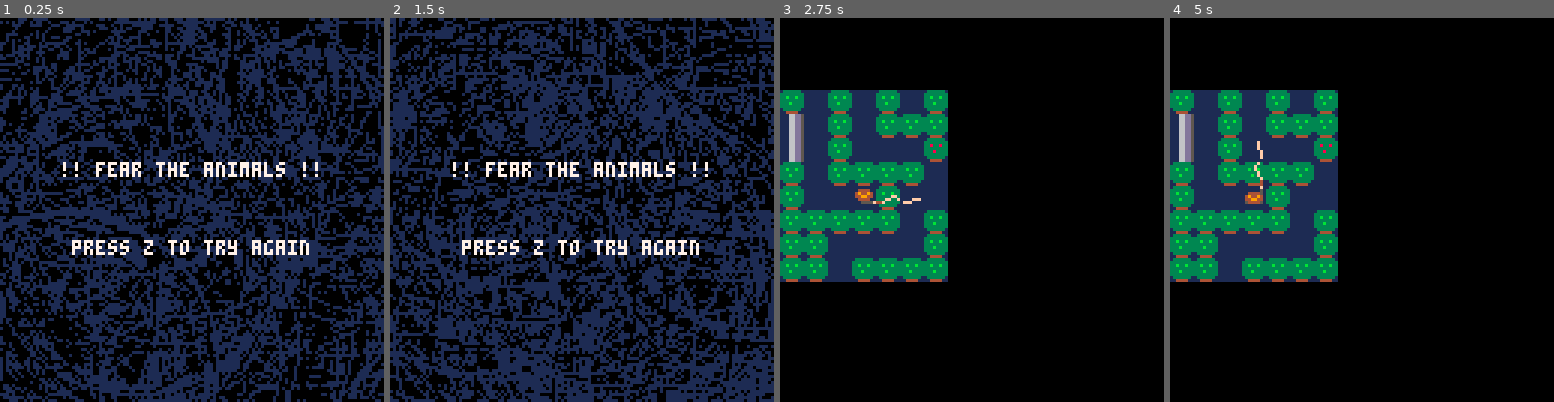
Above: before the commit, frames 1-4 (left to right).
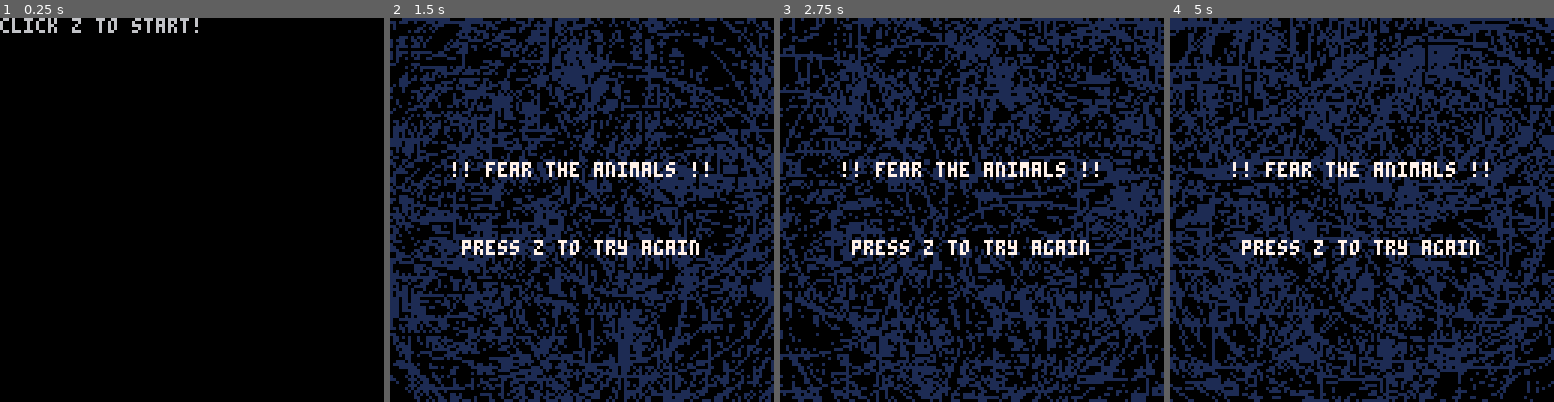
Above: after the commit, the same moments.

Repository: luigicorreia/REBARBARADORA.
Game: PICO-8 cartridge test100.p8
Two runs of this game, one before a commit and one after it. Both use one fixed random seed, a clock stepped at 60 frames per second and the inputs below.
Inputs:
- Up to frame 1 (0.25 s): no input
- Up to frame 2 (1.5 s): tap X (X key) at 0.33, 1.07 s; tap O (Z key) at 0.7 s
- Up to frame 3 (2.75 s): hold Right 1.6-2.1 s; tap O (Z key) at 1.7, 2.1, 2.5 s; tap X (X key) at 1.85 s; hold Up 2.15-2.42 s; hold Right from 2.47 s (still down)
- Up to frame 4 (5 s): tap O (Z key) every 0.4 s from 2.9 to 4.9 s; tap X (X key) at 2.97, 4.08 s; release Right at 3.03 s; hold Left 3.08-3.58 s; hold Down 3.63-3.97 s; hold Right 4.02-4.68 s; hold Up from 4.73 s (still down)

The runs differ from the first frame. In frame 1, 52% of the frame differs, in the area x 0-100%, y 0-100%; in frame 2, 49%; in frame 3, 54%; in frame 4, 58%.

Commit message:
Add files via upload

Diff:
--- a/test100.p8
+++ b/test100.p8
@@ -30,11 +30,20 @@
 
 
 bullets = {}
-
-room_init(level)
-
-end
-
+menu()
+--room_init(level)
+
+end
+
+function menu()
+cls()
+print("click z to start!")
+while(not btn(4)) do
+
+end
+ room_init(level)
+
+end
 
 function _update()
      t=t+1
@@ -616,29 +625,6 @@
 function mov()
 
 
-if btn(0) and lastbt==0 and col(1,playerx,playery,2)==1 then
- -- mset((playerx-8)/8+offsetx, playery/8+offsety, 97)
- game_over_trap = true
-else
-
-    if btn(1) and lastbt==1 and col(2,playerx,playery,2)==1 then
-     -- mset((playerx+8)/8+offsetx, playery/8+offsety, 97)
-     game_over_trap = true
-    else
-
-        if btn(2) and lastbt==2 and col(3,playerx,playery,2)==1 then
-         -- mset(playerx/8+offsetx, (playery-8)/8+offsety, 97)
-         game_over_trap = true
-        else
-
-            if btn(3) and lastbt==3 and  col(4,playerx,playery,2)==1 then
-             -- mset(playerx/8+offsetx, (playery+8)/8+offsety, 97)
-             game_over_trap = true
-            end
-          end
-
-     end
-end
 
 
 if btn(0) and lastbt==0 and col(1,playerx,playery,6)==0 then playerx-=1
@@ -656,9 +642,10 @@
         end
      end
 
-
-
-
+if fget(mget((playerx+4+offsetx*8)/8,(playery+4+offsety*8)/8),2)==true
+then
+game_over_trap=true
+end
 end
 
 function col(check,x,y,flag_col)
@@ -792,12 +779,12 @@
 ddddddddd55555dd000000000000000000011000000aa000544444454dddddd40000000000000000000000000000000000000000000000000000000000000000
 dddddddd555555555555555500000000000000000000000000000000000000000000000000000000000000000000000000000000000000000000000000000000
 dd5d5d5d333666635666636600000000000000000000000000000000000000000000000000000000000000000000000000000000000000000000000000000000
-d5d5d5dd636666635636336600088000000000000000000000000000000000000000000000000000000000000000000000000000000000000000000000000000
-dd5d5d5d636666665636366600088000008880000000000000000000000000000000000000000000000000000000000000000000000000000000000000000000
-d5d5d5dd663556665336635500088000008880000000000000000000000000000000000000000000000000000000000000000000000000000000000000000000
-dd5d5d5d666556635666665500000000000000000000000000000000000000000000000000000000000000000000000000000000000000000000000000000000
-d5d5d5dd636666335636666600000000000000000000000000000000000000000000000000000000000000000000000000000000000000000000000000000000
-dddddddd663666365633663600000000000000000000000000000000000000000000000000000000000000000000000000000000000000000000000000000000
+d5d5d5dd636666635636336600088000000000000011110000000000000000000000000000000000000000000000000000000000000000000000000000000000
+dd5d5d5d636666665636366600088000008880000081180000000000000000000000000000000000000000000000000000000000000000000000000000000000
+d5d5d5dd663556665336635500088000008880000011110000000000000000000000000000000000000000000000000000000000000000000000000000000000
+dd5d5d5d666556635666665500000000000000000121121000000000000000000000000000000000000000000000000000000000000000000000000000000000
+d5d5d5dd636666335636666600000000000000001210012100000000000000000000000000000000000000000000000000000000000000000000000000000000
+dddddddd663666365633663600000000000000001100001100000000000000000000000000000000000000000000000000000000000000000000000000000000
 64646544546444447474444454744474647474544400000000000000000000000000000000000000000000000000000000000000000000000000000000000000
 00000000000000000000000000000000000000000000000000000000000000000000000000000000000000000000000000000000000000000000000000000000
 64656544066575447464647474746464646464644400000000000000000000000000000000000000000000000000000000000000000000000000000000000000
@@ -889,9 +876,9 @@
 0000000000ffffffffffffffffffffffffffffffffffffffffffffffffffffffffffffffff00000000000000000000000000000000000000000000000000000000000000000000000000000000000000000000000000000000000000000000000000000000000000000000000000000000000000000000000000000000000000
 464445464445474445444644714654464471474746ffffffffffffffffffffffffffffffff00000000000000000000000000000000000000000000000000000000000000000000000000000000000000000000000000000000000000000000000000000000000000000000000000000000000000000000000000000000000000
 465656556054565655555657555656474656565646ffffffffffffffffffffffffffffffff00000000000000000000000000000000000000000000000000000000000000000000000000000000000000000000000000000000000000000000000000000000000000000000000000000000000000000000000000000000000000
-455660576072555655555555574656474656465647ffffffffffffffffffffffffffffffff00000000000000000000000000000000000000000000000000000000000000000000000000000000000000000000000000000000000000000000000000000000000000000000000000000000000000000000000000000000000000
-460f60556046565757575656564656465656465544ffffffffffffffffffffffffffffffff00000000000000000000000000000000000000000000000000000000000000000000000000000000000000000000000000000000000000000000000000000000000000000000000000000000000000000000000000000000000000
-44606055607255565655575757445747574646554400000000ff000000000000000000000000000000000000000000000000000000000000000000000000000000000000000000000000000000000000000000000000000000000000000000000000000000000000000000000000000000000000000000000000000000000000
+455655576072555655555555574656474656465647ffffffffffffffffffffffffffffffff00000000000000000000000000000000000000000000000000000000000000000000000000000000000000000000000000000000000000000000000000000000000000000000000000000000000000000000000000000000000000
+460f55556046565757575656564656465656465544ffffffffffffffffffffffffffffffff00000000000000000000000000000000000000000000000000000000000000000000000000000000000000000000000000000000000000000000000000000000000000000000000000000000000000000000000000000000000000
+44606070607255565655575757445747574646554400000000ff000000000000000000000000000000000000000000000000000000000000000000000000000000000000000000000000000000000000000000000000000000000000000000000000000000000000000000000000000000000000000000000000000000000000
 4546455644475756565555565545574671464755460000000000000000000000000000000000000000000000000000000000000000000000000000000000000000000000000000000000000000000000000000000000000000000000000000000000000000000000000000000000000000000000000000000000000000000000
 4656465647466060605556575646575756565655470000000000000000000000000000000000000000000000000000000000000000000000000000000000000000000000000000000000000000000000000000000000000000000000000000000000000000000000000000000000000000000000000000000000000000000000
 4460455747575757605657555546464644464657460000000000000000000000000000000000000000000000000000000000000000000000000000000000000000000000000000000000000000000000000000000000000000000000000000000000000000000000000000000000000000000000000000000000000000000000
